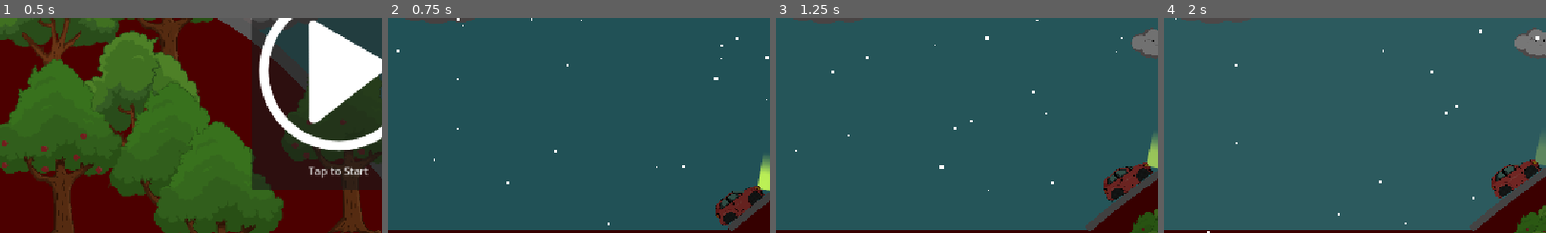
Above: before the commit, frames 1-4 (left to right).
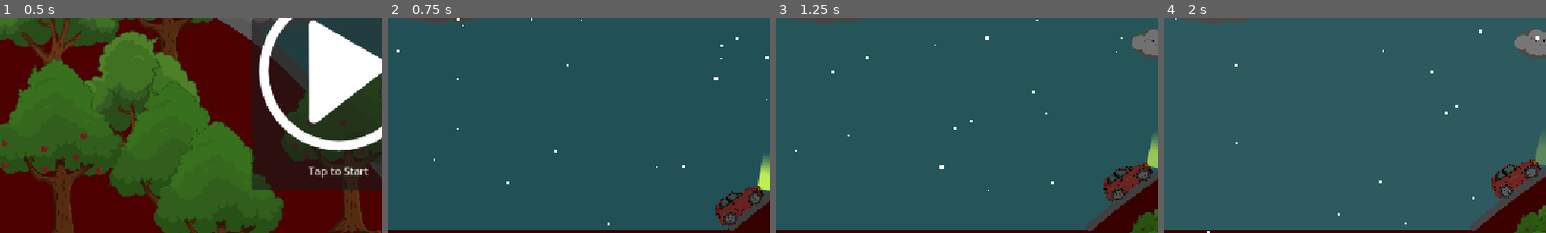
Above: after the commit, the same moments.

Repository: sslater11/breathline
Game: Godot game, scene res://start_scene.tscn
The game is run twice, just before and just after one commit, with the same random seed, the same clock (stepped at 60 frames per second) and the same inputs. The engine's default icon, where the game draws it, is replaced by a stand-in: a white triangle on a blue panel in a dark square. Sound files missing from this copy of the repository are replaced by a short silence.
Inputs:
- Up to frame 1 (0.5 s): no input
- Up to frame 2 (0.75 s): click "Demo mode" at 0.5 s
- Up to frame 3 (1.25 s): no input
- Up to frame 4 (2 s): click "Playing" at 1.25 s
The pictures show only the part of the screen within x 4-54%, y 35-85%; the shares and areas given below are measured in that part.

Frame 1 is identical in both runs. In frame 2, 0.2% of the frame differs, in the area x 87-98%, y 81-97%; in frame 3, 0.2%; in frame 4, 0.3%, in the area x 87-98%, y 68-84%.

Commit message:
Made the wheels spin. Updated wheel sprite to have a bigger smiley face.

Diff:
--- a/node_2d.gd
+++ b/node_2d.gd
@@ -6,6 +6,8 @@
 @onready var breathline: Path2D = $breathline
 
 @onready var car: Sprite2D = $breathline/PathFollow2D/car
+@onready var wheel_1: Sprite2D = $breathline/PathFollow2D/car/wheel_1
+@onready var wheel_2: Sprite2D = $breathline/PathFollow2D/car/wheel_2
 @onready var toilet: Sprite2D = $breathline/PathFollow2D/toilet
 @onready var camera_2d: Camera2D = $breathline/camera_path_follow/Camera2D
 @onready var headlight_beam: PointLight2D = $breathline/PathFollow2D/car/headlight_beam
@@ -231,6 +233,10 @@
 
 		if car_progress > 1.0:
 			car_progress = 1.0
+		else:
+			var wheel_speed : float = 5
+			wheel_1.rotate( delta * wheel_speed )
+			wheel_2.rotate( delta * wheel_speed )
 		# Set the car and camera positions.
 		path_follow_2d.progress_ratio     = car_progress
 		camera_path_follow.progress_ratio = car_progress
--- a/node_2d.tscn
+++ b/node_2d.tscn
@@ -18,6 +18,7 @@
 [ext_resource type="Shader" uid="uid://drqu4q877xd4n" path="res://headlight_glow.gdshader" id="17_4f2r7"]
 [ext_resource type="Texture2D" uid="uid://bj504yufcwjf7" path="res://car_headlight.png" id="17_kplyw"]
 [ext_resource type="PackedScene" uid="uid://ckybw80l3pjfs" path="res://celebration.tscn" id="18_0abnx"]
+[ext_resource type="Texture2D" uid="uid://chcdox8ne6vio" path="res://assets/wheel.png" id="18_1fr6y"]
 [ext_resource type="Texture2D" uid="uid://cluqvags4tib0" path="res://assets/cloud_0_200px_x_131px.png" id="18_7vxoj"]
 [ext_resource type="Texture2D" uid="uid://bjgot1ottbfdm" path="res://assets/cloud_1_205px_x_130px_blink.png" id="19_ei405"]
 [ext_resource type="Texture2D" uid="uid://doto77wa2kjjk" path="res://assets/cloud_2_205px_x_130px.png" id="20_e8dv2"]
@@ -1441,6 +1442,14 @@
 texture = ExtResource("17_kplyw")
 flip_h = true
 
+[node name="wheel_1" type="Sprite2D" parent="breathline/PathFollow2D/car"]
+position = Vector2(-141.068, 61.0966)
+texture = ExtResource("18_1fr6y")
+
+[node name="wheel_2" type="Sprite2D" parent="breathline/PathFollow2D/car"]
+position = Vector2(131.811, 61.7056)
+texture = ExtResource("18_1fr6y")
+
 [node name="carorig" type="Sprite2D" parent="breathline/PathFollow2D"]
 visible = false
 light_mask = 2
--- a/start_scene.gd
+++ b/start_scene.gd
@@ -3,6 +3,8 @@
 @onready var path_follow_2d: PathFollow2D = $breathline/PathFollow2D
 @onready var line_road_marking: Line2D = $line_road_marking
 @onready var breathline: Path2D = $breathline
+@onready var wheel_1: Sprite2D = $breathline/PathFollow2D/car/wheel_1
+@onready var wheel_2: Sprite2D = $breathline/PathFollow2D/car/wheel_2
 
 func _ready() -> void:
 	line_road_marking.draw_breathline()
@@ -10,6 +12,9 @@
 
 func _process(delta: float) -> void:
 	path_follow_2d.progress_ratio += delta / 10
+	var wheel_speed : float = 5
+	wheel_1.rotate( delta * wheel_speed )
+	wheel_2.rotate( delta * wheel_speed )
 
 func draw_ground() -> void:
 	var camera_rect : Rect2 = get_viewport_rect()
--- a/start_scene.tscn
+++ b/start_scene.tscn
@@ -9,6 +9,7 @@
 [ext_resource type="Texture2D" uid="uid://dugvvj4lodwi2" path="res://assets/car.png" id="9_0s3qj"]
 [ext_resource type="Texture2D" uid="uid://ryrufphdks6w" path="res://assets/headlights.png" id="10_5tv0e"]
 [ext_resource type="Shader" uid="uid://drqu4q877xd4n" path="res://headlight_glow.gdshader" id="11_ahqkt"]
+[ext_resource type="Texture2D" uid="uid://chcdox8ne6vio" path="res://assets/wheel.png" id="11_wrdj4"]
 [ext_resource type="Texture2D" uid="uid://bj504yufcwjf7" path="res://car_headlight.png" id="12_iwf45"]
 [ext_resource type="Texture2D" uid="uid://dk2sqgqwt46cg" path="res://assets/tree0.png" id="12_jncqt"]
 [ext_resource type="Texture2D" uid="uid://c432fjfalqym3" path="res://assets/cloud_text.png" id="13_6edj7"]
@@ -136,18 +137,22 @@
 fill_to = Vector2(0.4, 0.6)
 metadata/_snap_enabled = true
 
-[sub_resource type="CanvasItemMaterial" id="CanvasItemMaterial_272al"]
+[sub_resource type="CanvasItemMaterial" id="CanvasItemMaterial_0s3qj"]
 blend_mode = 1
 light_mode = 1
+
+[sub_resource type="Gradient" id="Gradient_5tv0e"]
+offsets = PackedFloat32Array(0, 0.34, 0.766667, 1)
+colors = PackedColorArray(0.366281, 0.125629, 0, 1, 0.642328, 0.21792, 0.00508434, 1, 0.448469, 0.231384, 0.00552536, 1, 0.603929, 0.236465, 0, 0)
+
+[sub_resource type="ShaderMaterial" id="ShaderMaterial_ahqkt"]
+shader = ExtResource("11_ahqkt")
+shader_parameter/glow_color = Vector4(0, 0, 0, 0)
+shader_parameter/glow_strength = 0.0
 
 [sub_resource type="Gradient" id="Gradient_216v0"]
 offsets = PackedFloat32Array(0, 0.34, 0.766667, 1)
 colors = PackedColorArray(0.366281, 0.125629, 0, 1, 0.642328, 0.21792, 0.00508434, 1, 0.448469, 0.231384, 0.00552536, 1, 0.603929, 0.236465, 0, 0)
-
-[sub_resource type="ShaderMaterial" id="ShaderMaterial_hgfgy"]
-shader = ExtResource("11_ahqkt")
-shader_parameter/glow_color = Vector4(0, 0, 0, 0)
-shader_parameter/glow_strength = 0.0
 
 [sub_resource type="AtlasTexture" id="AtlasTexture_bjha6"]
 atlas = ExtResource("15_wjhjx")
@@ -935,20 +940,22 @@
 self_modulate = Color(0.246539, 0.2867, 0.833646, 1)
 light_mask = 3
 visibility_layer = 3
+z_as_relative = false
 position = Vector2(481.635, 28.9894)
 rotation = -2.28987
 scale = Vector2(5, 5)
 color = Color(1, 0.753843, 0.510672, 1)
 energy = 2.15
 range_z_min = -4096
-range_z_max = -1000
+range_z_max = 10
 range_layer_max = 9
-texture = SubResource("GradientTexture2D_h4h3i")
+shadow_enabled = true
+texture = SubResource("GradientTexture2D_n7f12")
 texture_scale = 3.38
 
 [node name="headlights" type="PointLight2D" parent="breathline/PathFollow2D/car"]
 light_mask = 2
-material = SubResource("CanvasItemMaterial_272al")
+material = SubResource("CanvasItemMaterial_0s3qj")
 position = Vector2(265.879, -54.2329)
 rotation = 0.308923
 scale = Vector2(2.80191, 1.7842)
@@ -976,7 +983,6 @@
 texture_scale = 0.05
 
 [node name="car_trail_particles" type="CPUParticles2D" parent="breathline/PathFollow2D/car"]
-visible = false
 z_index = 4
 position = Vector2(-170.981, 111.887)
 rotation = -2.76112
@@ -989,14 +995,22 @@
 initial_velocity_min = 28.57
 initial_velocity_max = 28.57
 scale_amount_max = 10.0
-color_ramp = SubResource("Gradient_216v0")
+color_ramp = SubResource("Gradient_5tv0e")
 
 [node name="headlight_sprite" type="Sprite2D" parent="breathline/PathFollow2D/car"]
 modulate = Color(13, 13, 13, 1)
-material = SubResource("ShaderMaterial_hgfgy")
+material = SubResource("ShaderMaterial_ahqkt")
 position = Vector2(202.819, 11.153)
 texture = ExtResource("12_iwf45")
 flip_h = true
+
+[node name="wheel_1" type="Sprite2D" parent="breathline/PathFollow2D/car"]
+position = Vector2(-141.068, 61.0966)
+texture = ExtResource("11_wrdj4")
+
+[node name="wheel_2" type="Sprite2D" parent="breathline/PathFollow2D/car"]
+position = Vector2(131.811, 61.7056)
+texture = ExtResource("11_wrdj4")
 
 [node name="toilet" type="Sprite2D" parent="breathline/PathFollow2D"]
 visible = false
@@ -1029,18 +1043,22 @@
 [node name="trees_more" type="Node" parent="."]
 
 [node name="tree_8" type="Sprite2D" parent="trees_more"]
+light_mask = 0
 position = Vector2(1086, 599)
 texture = ExtResource("13_k2do7")
 
 [node name="tree_5" type="Sprite2D" parent="trees_more"]
+light_mask = 0
 position = Vector2(973, 572)
 texture = ExtResource("14_g2vcy")
 
 [node name="tree_6" type="Sprite2D" parent="trees_more"]
+light_mask = 0
 position = Vector2(811, 641)
 texture = ExtResource("14_g2vcy")
 
 [node name="tree_4" type="Sprite2D" parent="trees_more"]
+light_mask = 0
 position = Vector2(564, 411)
 texture = ExtResource("15_brwyq")
 
@@ -1082,25 +1100,31 @@
 [node name="trees" type="Node" parent="."]
 
 [node name="tree_1" type="Sprite2D" parent="trees"]
+light_mask = 0
 position = Vector2(125, 234)
 texture = ExtResource("12_jncqt")
 
 [node name="tree_9" type="Sprite2D" parent="trees"]
+light_mask = 0
 position = Vector2(290, 199)
 texture = ExtResource("15_brwyq")
 
 [node name="tree_8" type="Sprite2D" parent="trees"]
+light_mask = 0
 position = Vector2(245, 365)
 texture = ExtResource("12_jncqt")
 
 [node name="tree_7" type="Sprite2D" parent="trees"]
+light_mask = 0
 position = Vector2(305, 464)
 texture = ExtResource("13_k2do7")
 
 [node name="tree_3" type="Sprite2D" parent="trees"]
+light_mask = 0
 position = Vector2(129, 429)
 texture = ExtResource("14_g2vcy")
 
 [node name="tree_2" type="Sprite2D" parent="trees"]
+light_mask = 0
 position = Vector2(372, 523)
 texture = ExtResource("13_k2do7")
Binary file changed: assets/wheel.png
Not shown: 1 places in node_2d.tscn that only renumber resources
Not shown: 2 places in start_scene.tscn that only renumber resources
